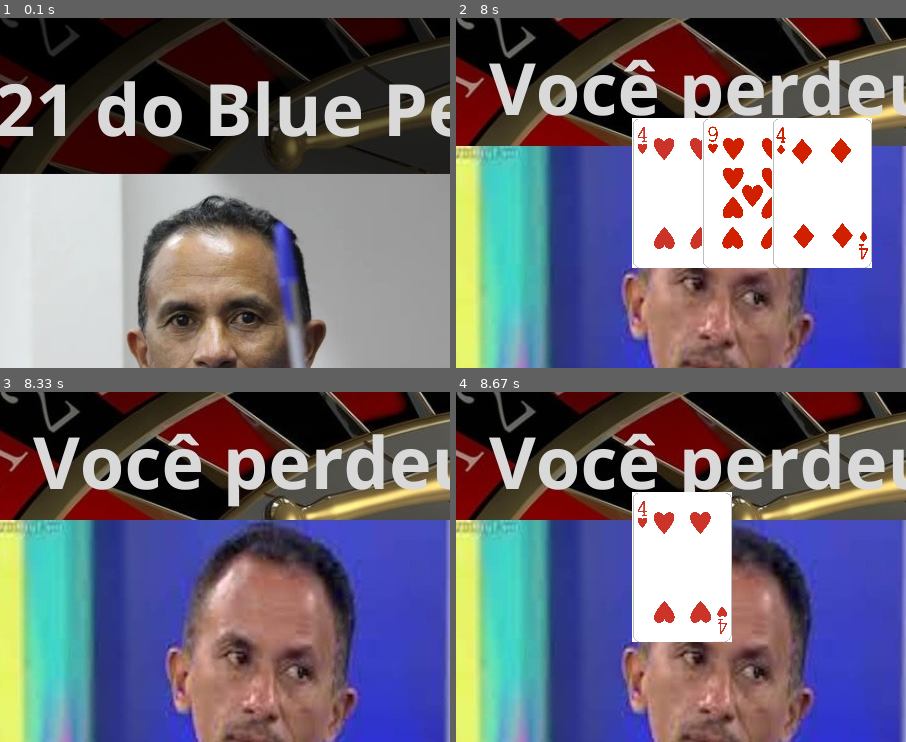
Above: before the commit, frames 1-4 (two rows, left to right).
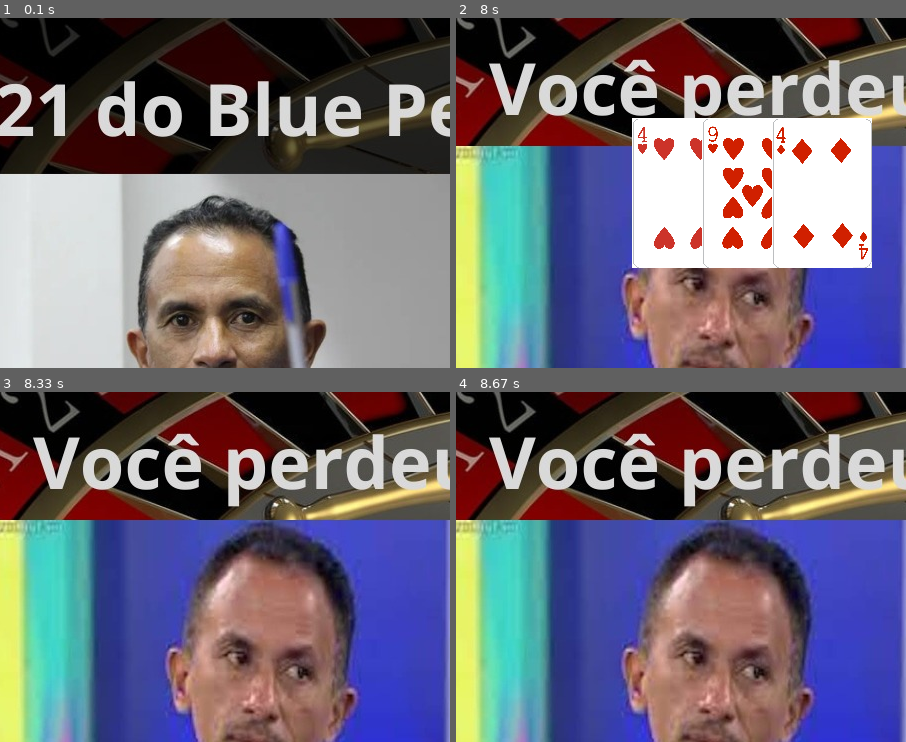
Above: after the commit, the same moments.

Repository: EffEmPee/projeto-poo1
Game: pygame game, started from jogo.py
Two runs of this game, one before a commit and one after it. Both use one fixed random seed, a clock stepped at 60 frames per second and the inputs below.
Inputs:
- Up to frame 1 (0.1 s): no input
- Up to frame 2 (8 s): tap Space at 0.33 s; tap C at 0.67 s; tap V at 2.13 s
- Up to frame 3 (8.33 s): no input
- Up to frame 4 (8.67 s): tap V at 8.4 s
The pictures show only the part of the screen within x 22-72%, y 0-50%; the shares and areas given below are measured in that part.

Frames 1-3 are identical in both runs. In frame 4, 9.5% of the frame differs, in the area x 39-62%, y 28-72%.

Commit message:
versao com as musicas

Diff:
--- a/jogo.py
+++ b/jogo.py
@@ -3,6 +3,9 @@
 from vinteum import *
 
 pygame.init()
+
+mixer = pygame.mixer
+mixer.init()
 
 tela = pygame.display.set_mode((largura_tela,altura_tela))
 pygame.display.set_caption("21 do Caneta Azul")
@@ -22,6 +25,10 @@
 def menu_de_jogo():
     tela.fill(green)
 
+    mixer.music.stop()
+    mixer.music.load("audios/inicial.mp3")
+    mixer.music.play()
+
     menu = True
     while menu:
         for event in pygame.event.get():
@@ -36,6 +43,9 @@
         pygame.display.flip()
 
 def jogar():
+    mixer.music.stop()
+
+
     tela.fill(plano_de_fundo)
     pygame.draw.rect(tela, grey, pygame.Rect(0, 0, 250, 700))
     tela.blit(imagem_tela_jogo, (0, 0))
@@ -53,9 +63,9 @@
     while True:
         for event in pygame.event.get():
             if event.type == pygame.KEYDOWN:
-                if event.key == pygame.K_c:
+                if event.key == pygame.K_c and not jogo.segurou:
                     jogo.comprar()
-                elif event.key == pygame.K_v:
+                elif event.key == pygame.K_v and not jogo.segurou:
                     jogo.segurar()
                 elif event.key == pygame.K_q:
                     menu_de_jogo()
--- a/vinteum.py
+++ b/vinteum.py
@@ -2,6 +2,9 @@
 from baralho import *
 from mao import *
 import time
+
+mixer = pygame.mixer
+mixer.init()
 
 def convCarta(carta="back"):
   image = pygame.image.load('images/' + carta + '.png').convert()
@@ -38,28 +41,46 @@
     if self.jogador.soma > 21:
       self.tela.fill(black)
       self.tela.blit(imagem_jogador_perdeu, (0, 0))
+
+      mixer.music.load("audios/perdeu.mp3")
+
       print('jogador estourou')
       print('jogador perdeu')
     elif self.banca.soma > 21:
       self.tela.fill(black)
       self.tela.blit(imagem_jogador_ganhou, (0, 0))
+
+      mixer.music.load("audios/ganhou.mp3")
+
       print('banca estourou')
       print('jogador ganhou')
     elif self.banca.soma == self.jogador.soma:
       self.tela.fill(black)
       self.tela.blit(imagem_jogador_empatou, (0, 0))
+
+      mixer.music.load("audios/empatou.mp3")
+
       print('pontuação se igualou')
       print('jogador empatou')
     elif self.jogador.soma > self.banca.soma:
       self.tela.fill(black)
       self.tela.blit(imagem_jogador_ganhou, (0, 0))
+
+      mixer.music.load("audios/ganhou.mp3")
+
       print('jogador fez maior pontuação')
       print('jogador ganhou')
     else:
       self.tela.fill(black)
       self.tela.blit(imagem_jogador_perdeu, (0, 0))
+
+      mixer.music.load("audios/perdeu.mp3")
+
       print('banca fez maior pontução')
       print('jogador perdeu')
+
+    mixer.music.play()
+
 
 
   def comprar(self):
Not shown, changed: .DS_Store
Not shown, added: audios/.DS_Store
Not shown, added: audios/empatou.mp3
Not shown, added: audios/ganhou.mp3
Not shown, added: audios/inicial.mp3
Not shown, added: audios/perdeu.mp3
